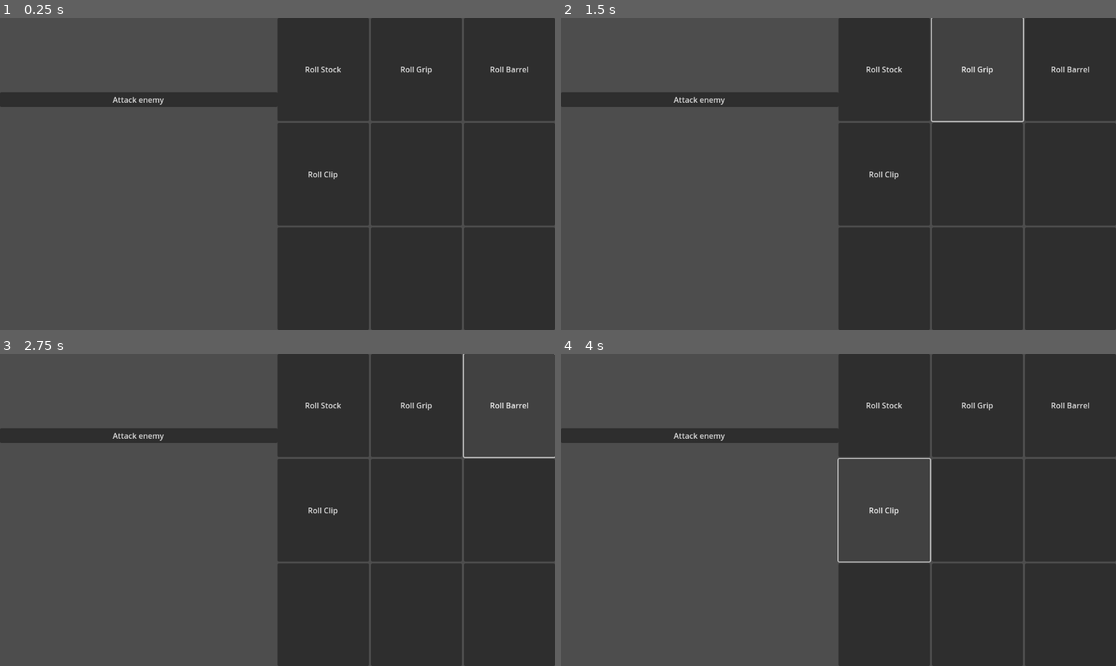
Above: before the commit, frames 1-4 (two rows, left to right).
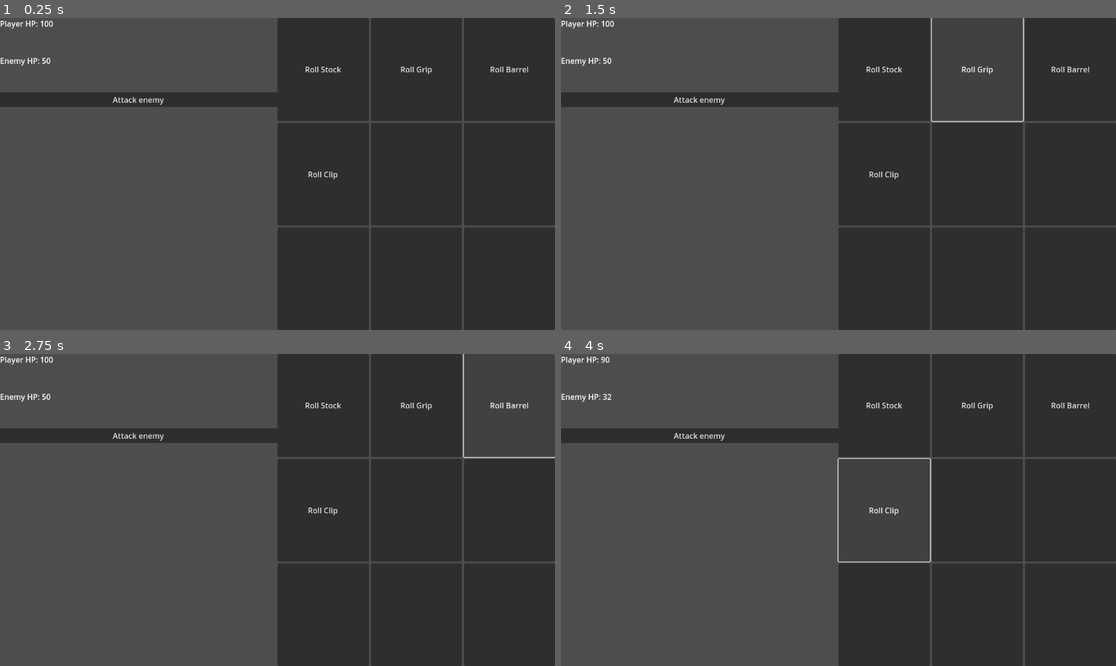
Above: after the commit, the same moments.

Repository: Levox98/make-a-gun
Game: Godot game, scene res://assets/scenes/BattleScene.tscn
The game is run twice, just before and just after one commit, with the same random seed, the same clock (stepped at 60 frames per second) and the same inputs. The project has no main scene, so this scene is started directly.
Inputs:
- Up to frame 1 (0.25 s): no input
- Up to frame 2 (1.5 s): click "Roll Stock" at 0.5 s; click "Roll Grip" at 1.25 s
- Up to frame 3 (2.75 s): click "Roll Barrel" at 2 s
- Up to frame 4 (4 s): click "Attack enemy" at 2.75 s; click "Roll Clip" at 3.5 s

The runs differ from the first frame. In frame 1, 0.2% of the frame differs, in the area x 0-10%, y 0-16%; in frame 2, 0.2%; in frame 3, 0.2%; in frame 4, 0.2%.
Error before the commit: Parse Error: Too many arguments for "add_part()" call. Expected at most 1 but received 2. (res://assets/scripts/battle_ui.gd:37)

Commit message:
fixed part types handling

Diff:
--- a/assets/resources/BarrelPart.gd
+++ b/assets/resources/BarrelPart.gd
@@ -7,6 +7,7 @@
 
 func _init() -> void:
     has_damage = true
+    part_type = WeaponPart.PartType.BARREL
 
 
 func initialise(lng: float, dmg_mult: float, dmg: int = randi_range(2, 10)) -> void:
--- a/assets/resources/GripPart.gd
+++ b/assets/resources/GripPart.gd
@@ -6,6 +6,7 @@
 
 func _init() -> void:
     has_damage = true
+    part_type = WeaponPart.PartType.GRIP
 
 
 func initialise(dmg: int) -> void:
--- a/assets/resources/ScopePart.gd
+++ b/assets/resources/ScopePart.gd
@@ -5,6 +5,10 @@
 @export var aim_speed_bonus: float = 0.1
 
 
+func _init() -> void:
+    part_type = WeaponPart.PartType.SCOPE
+
+
 func initialise(zoom_lvl: float, aim_spd_bns: float) -> void:
     zoom_level = zoom_lvl
     aim_speed_bonus = aim_spd_bns
--- a/assets/resources/StockPart.gd
+++ b/assets/resources/StockPart.gd
@@ -1 +1,5 @@
 class_name StockPart extends WeaponPart
+
+
+func _init() -> void:
+    part_type = WeaponPart.PartType.STOCK
--- a/assets/resources/WeaponPart.gd
+++ b/assets/resources/WeaponPart.gd
@@ -19,5 +19,5 @@
 }
 
 
-static func get_part_type_string(type: PartType) -> String:
-    return PART_TYPE_NAMES[type]
+static func get_part_type_string(type: WeaponPart) -> String:
+    return PART_TYPE_NAMES[type.part_type]
--- a/assets/scripts/battle_ui.gd
+++ b/assets/scripts/battle_ui.gd
@@ -34,12 +34,17 @@
 
 
 func _on_barrel_button_button_up() -> void:
-	player.weapon.add_part("barrel", randi_range(1, 10))
+	var barrel = BarrelPart.new()
+	barrel.initialise(0.0, randf_range(1.0, 1.5), randi_range(2, 10))
+	player.weapon.add_part(barrel)
 
 
 func _on_grip_button_button_up() -> void:
-	player.weapon.add_part("grip", randi_range(0, 2))
+	var grip = GripPart.new()
+	grip.initialise(randi_range(2, 5))
+	player.weapon.add_part(grip)
 
 
 func _on_stock_button_button_up() -> void:
-	player.weapon.add_part("stock", randi_range(2, 5))
+	var stock = StockPart.new()
+	player.weapon.add_part(stock)
--- a/assets/scripts/weapon.gd
+++ b/assets/scripts/weapon.gd
@@ -7,7 +7,7 @@
 
 func add_part(part: WeaponPart) -> void:
     if part.part_type in parts:
-        print("Replacing existing", WeaponPart.get_part_type_string(part.part_type))
+        print("Replacing existing ", WeaponPart.get_part_type_string(part))
 
     parts[part.part_type] = part
 
